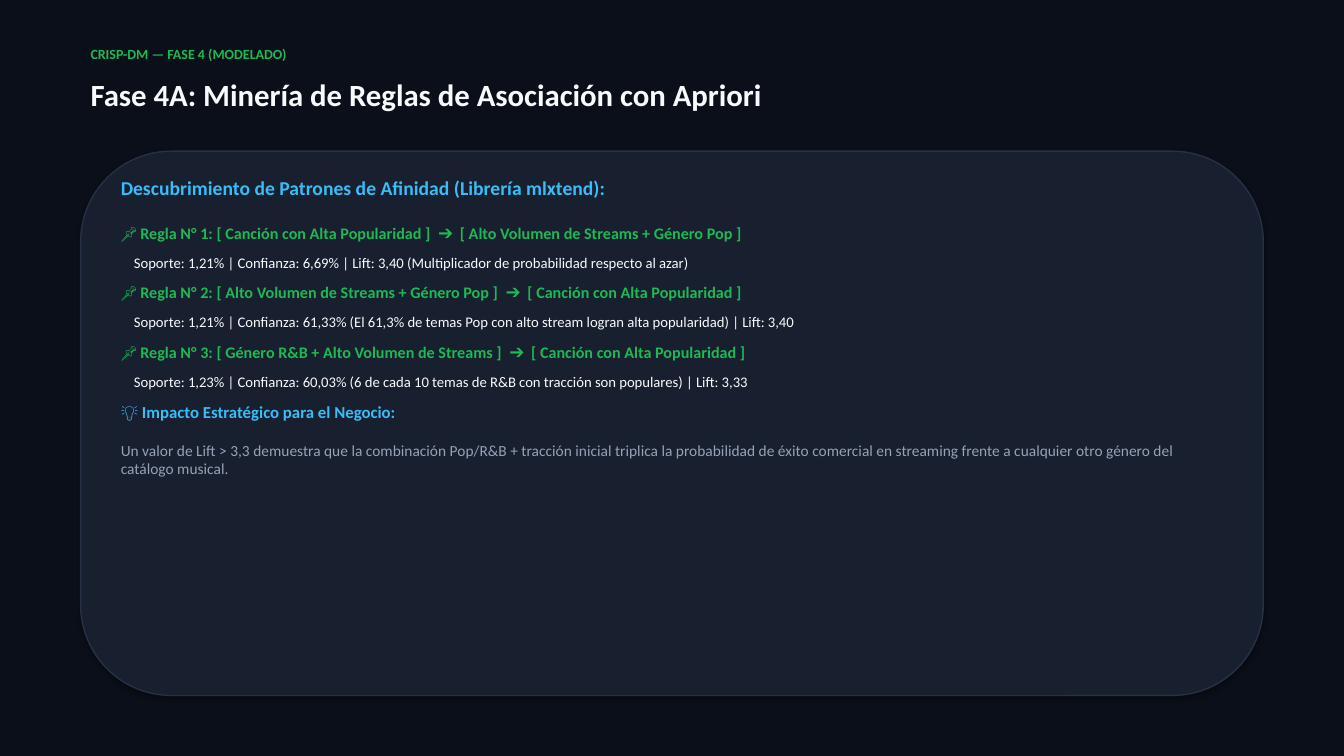
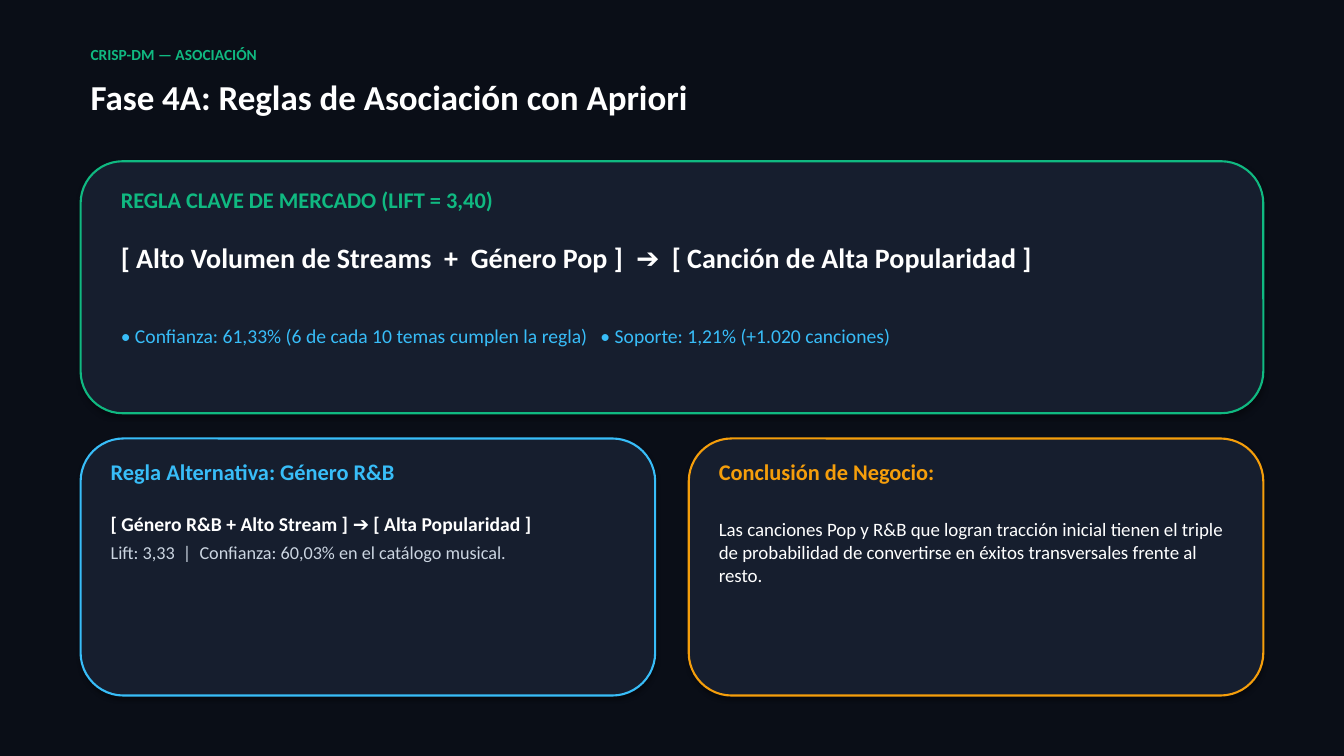
Before and after one commit to mkinaa/MineriaDatos, a slide deck: slide 4 of docs/PRESENTACION_PROYECTO_CRISP_DM.pptx. Drawn at 1344x756 pixels with LibreOffice and Linux fonts; fonts in the diff are those of the drawing. Boxes give left, top, right and bottom in pixels: in the first picture for what was removed or moved away, otherwise in the second. Text is boxed around its words. In the diff, an @@ line names an element or a change of style, - is before the commit and + after.

Commit message:
style: rediseño visual de presentaciones pptx con letras grandes y sintesis ejecutiva

```diff
--- a/docs/PRESENTACION_PROYECTO_CRISP_DM.pptx
+++ b/docs/PRESENTACION_PROYECTO_CRISP_DM.pptx
@@ rectangle at (0, 0, 1344, 756): fill #0B0F19 to #0A0E17 @@
@@ text at (91, 47, 256, 60): text changed; size 10 to 11 pt; text colour #1DB954 to #10B981 @@
-CRISP-DM — FASE 4 (MODELADO)
+CRISP-DM — ASOCIACIÓN
@@ text at (91, 85, 688, 116): text changed; size 22 to 25 pt; text colour #F8FAFC to #FFFFFF @@
-Fase 4A: Minería de Reglas de Asociación con Apriori
+Fase 4A: Reglas de Asociación con Apriori
@@ rounded rectangle: place and size @@
-rounded rectangle at (81, 151, 1263, 696)
+rounded rectangle at (81, 161, 1263, 413)
@@ rounded rectangle at (81, 161, 1263, 413): fill #181F2E to #161E2E; outline #263047 1 pt to #10B981 1.5 pt @@
@@ text at (121, 191, 1016, 347): text changed; size 10.5 to 14 pt; text colour #F8FAFC to #38BDF8; bold on @@
-Descubrimiento de Patrones de Afinidad (Librería mlxtend):
-📌 Regla N° 1: [ Canción con Alta Popularidad ] ➔ [ Alto Volumen de Streams + Género Pop ]
-Soporte: 1,21% | Confianza: 6,69% | Lift: 3,40 (Multiplicador de probabilidad respecto al azar)
-📌 Regla N° 2: [ Alto Volumen de Streams + Género Pop ] ➔ [ Canción con Alta Popularidad ]
-Soporte: 1,21% | Confianza: 61,33% (El 61,3% de temas Pop con alto stream logran alta popularidad) | Lift: 3,40
-📌 Regla N° 3: [ Género R&B + Alto Volumen de Streams ] ➔ [ Canción con Alta Popularidad ]
-Soporte: 1,23% | Confianza: 60,03% (6 de cada 10 temas de R&B con tracción son populares) | Lift: 3,33
-💡 Impacto Estratégico para el Negocio:
-Un valor de Lift > 3,3 demuestra que la combinación Pop/R&B + tracción inicial triplica la probabilidad de éxito comercial en streaming frente a cualquier otro género del catálogo musical.
+REGLA CLAVE DE MERCADO (LIFT = 3,40)
+[ Alto Volumen de Streams + Género Pop ] ➔ [ Canción de Alta Popularidad ]
+• Confianza: 61,33% (6 de cada 10 temas cumplen la regla) • Soporte: 1,21% (+1.020 canciones)
@@ rounded rectangle added at (81, 439, 655, 696), fill #161E2E, outline #38BDF8 1.5 pt @@
@@ rounded rectangle added at (689, 439, 1263, 696), fill #161E2E, outline #F59E0B 1.5 pt @@
@@ text added at (111, 464, 521, 562), 13 pt, text #CBD5E1, bold @@
+Regla Alternativa: Género R&B
+[ Género R&B + Alto Stream ] ➔ [ Alta Popularidad ]
+Lift: 3,33 | Confianza: 60,03% en el catálogo musical.
@@ text added at (719, 464, 1223, 582), 13.5 pt, text #FFFFFF @@
+Conclusión de Negocio:
+Las canciones Pop y R&B que logran tracción inicial tienen el triple de probabilidad de convertirse en éxitos transversales frente al resto.
```
Also in this commit, not shown: 7 other slides changed, 2 other files.
